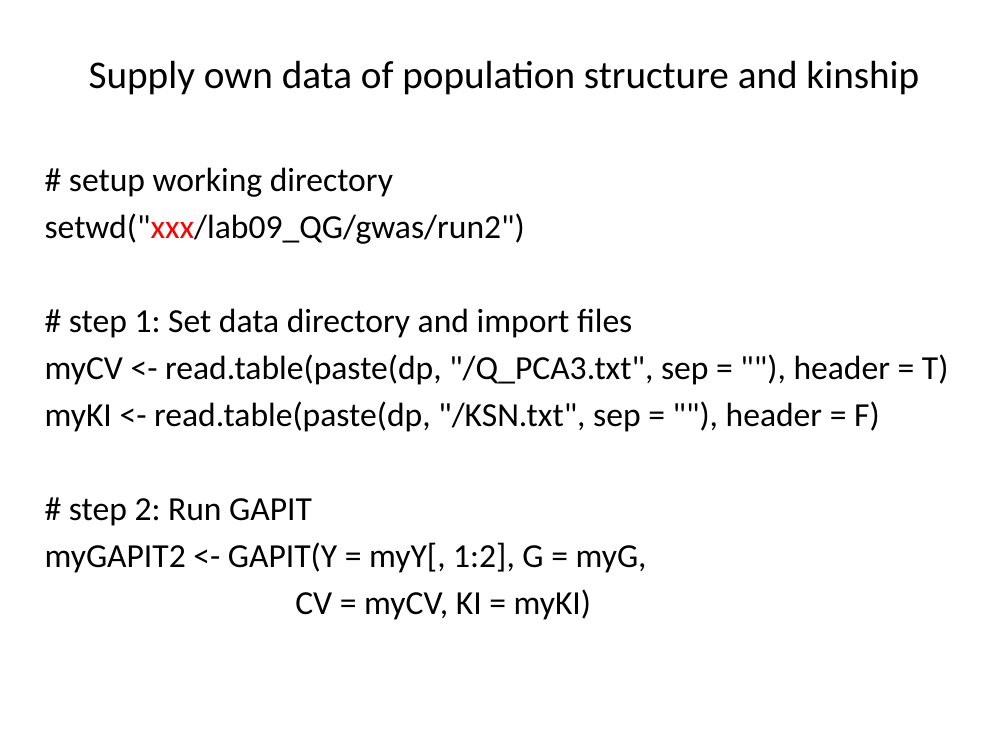
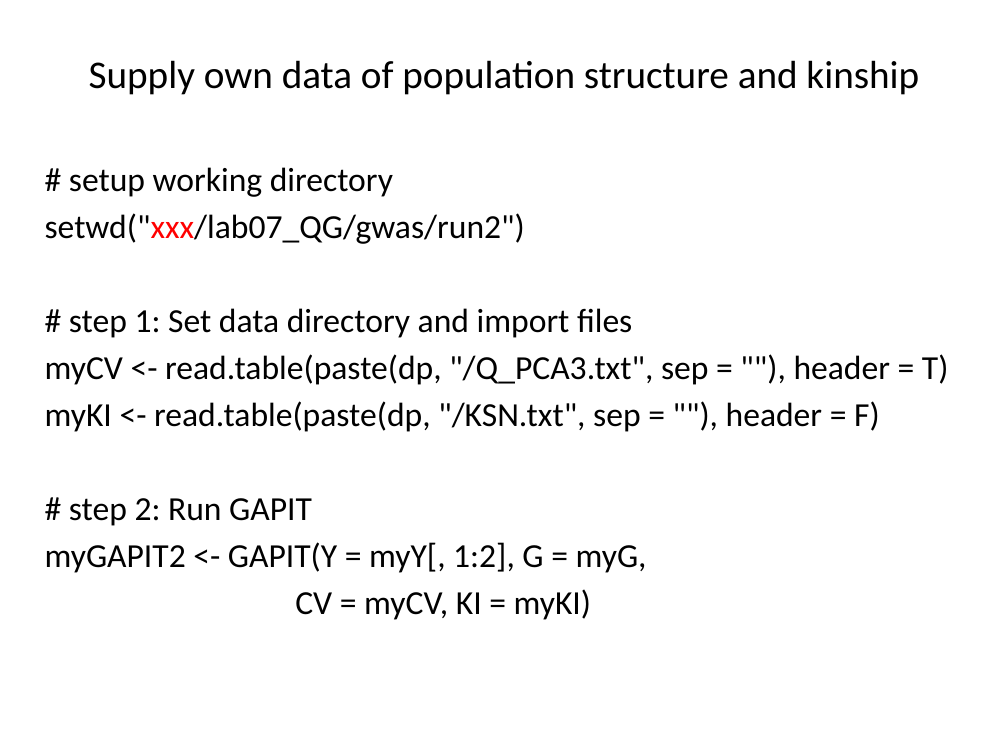
Before and after one commit to liu3zhenlab/teaching, a slide deck: slide 22 of PLPTH813Bioinformatis/2023/labs/lab07_qtl_gwas.pptx. Drawn at 1008x756 pixels with LibreOffice and Linux fonts; fonts in the diff are those of the drawing. Boxes give left, top, right and bottom in pixels: in the first picture for what was removed or moved away, otherwise in the second. Text is boxed around its words. In the diff, an @@ line names an element or a change of style, - is before the commit and + after.

```diff
--- a/PLPTH813Bioinformatis/2023/labs/lab07_qtl_gwas.pptx
+++ b/PLPTH813Bioinformatis/2023/labs/lab07_qtl_gwas.pptx
@@ text at [45, 213, 525, 244]: text changed @@
-setwd("xxx/lab09_QG/gwas/run2")
+setwd("xxx/lab07_QG/gwas/run2")
```
Also in this commit, not shown: 7 other slides changed, 3 slides added, 2 slides removed, 1 other file.
